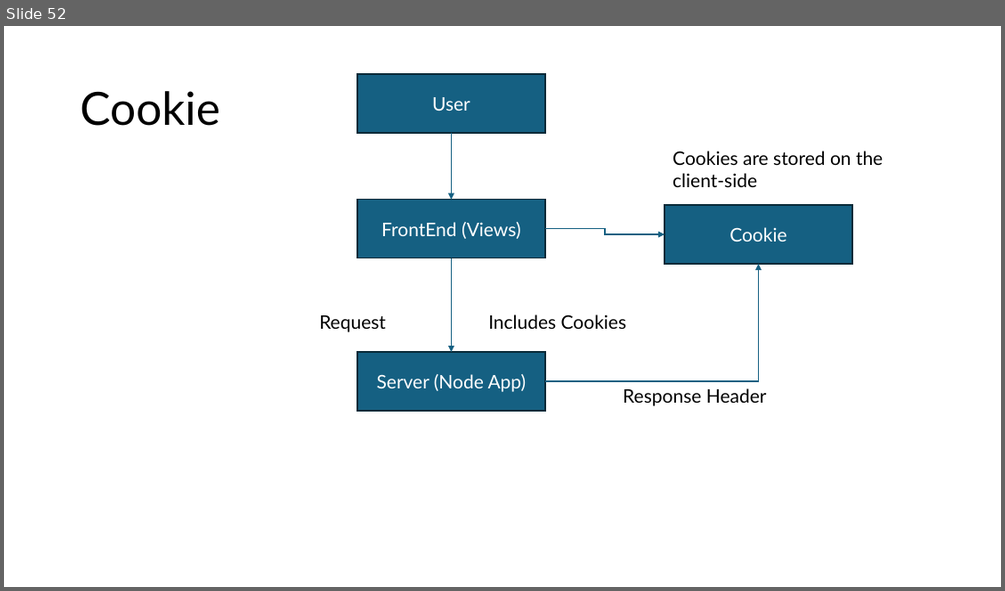
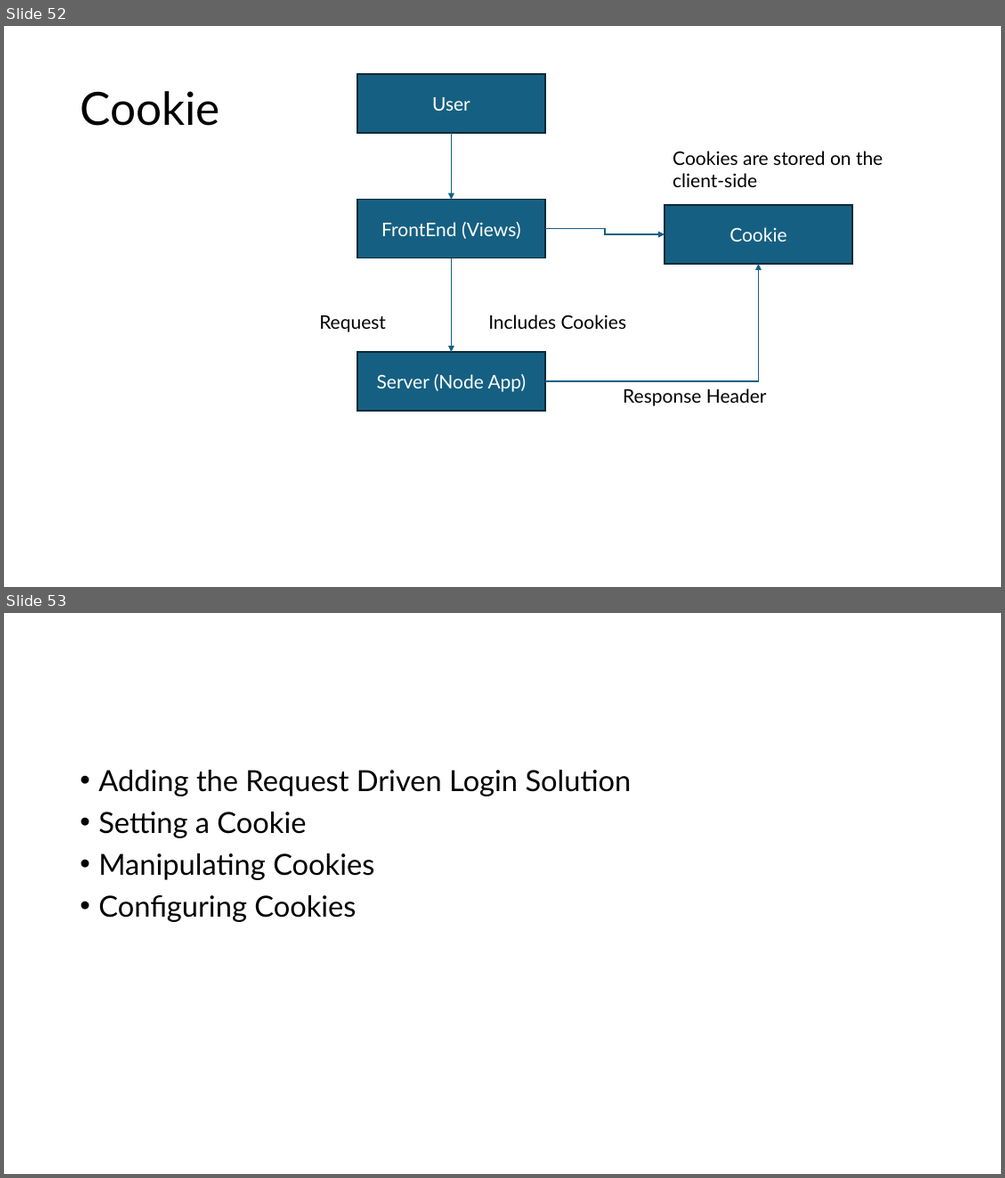
Before and after one commit to PiyushChaturvedii/Batch06, a slide deck: Node/node.pptx. Shown one above the other, each under a label of ours: slide 52 before the commit, slides 52 and 53 after it. The pictures are 1005x591 and 1005x1178 pixels, drawn with LibreOffice and Linux fonts; fonts in the diff are those of the drawing. Boxes give left, top, right and bottom in pixels: in the first picture for what was removed or moved away, otherwise in the second. Text is boxed around its words. In the diff, an @@ line names an element or a change of style, - is before the commit and + after.

Commit message:
cookies

```diff
--- a/Node/node.pptx
+++ b/Node/node.pptx
@@ slide 53 added at (x1=4, y1=613, x2=1001, y2=1174), background #FFFFFF @@
@@ text added at (x1=98, y1=770, x2=631, y2=922), 28 pt, text #000000 @@
+• Adding the Request Driven Login Solution
+• Setting a Cookie
+• Manipulating Cookies
+• Configuring Cookies
```
Also in this commit, not shown: 1 other slide added, 45 other files.
